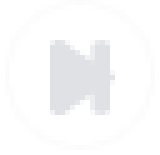
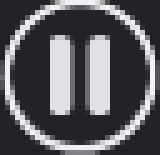
The second w=160, h=155 image is a revision of the first. Changes to its layers:
renamed "Layer 2" to "Pause", painted on it over (x1=50, y1=35, x2=110, y2=115)
hid "Play" over (x1=55, y1=40, x2=115, y2=120)
"Circle": opacity 12% → 100% over (x1=5, y1=0, x2=155, y2=150)
showed "Real Pause" over (x1=0, y1=0, x2=160, y2=155)
